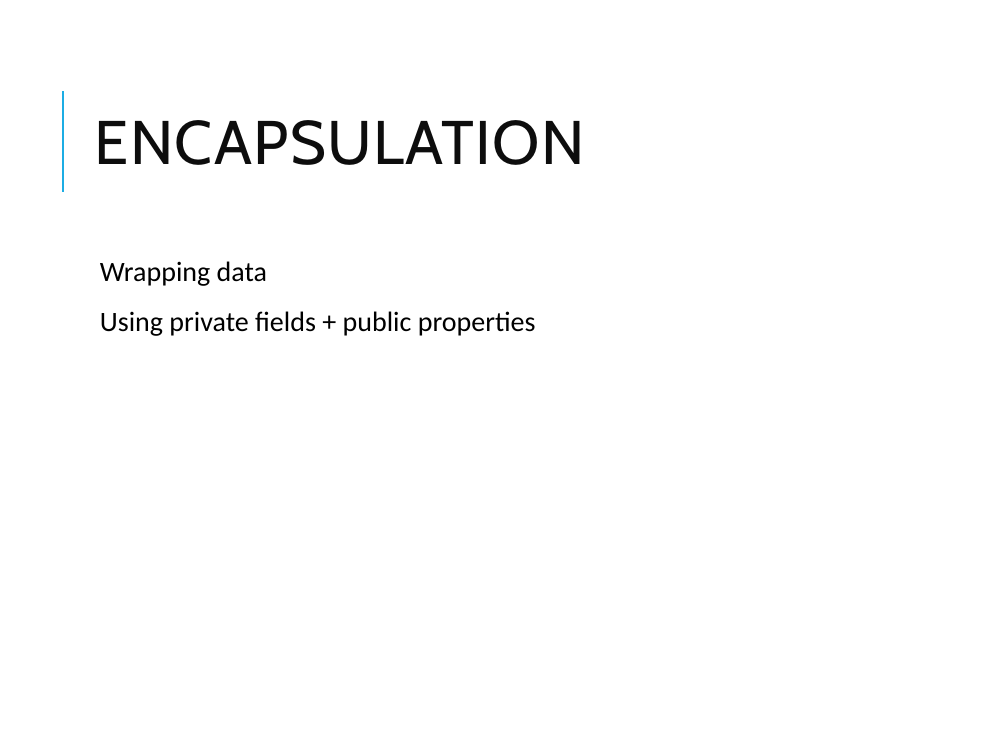
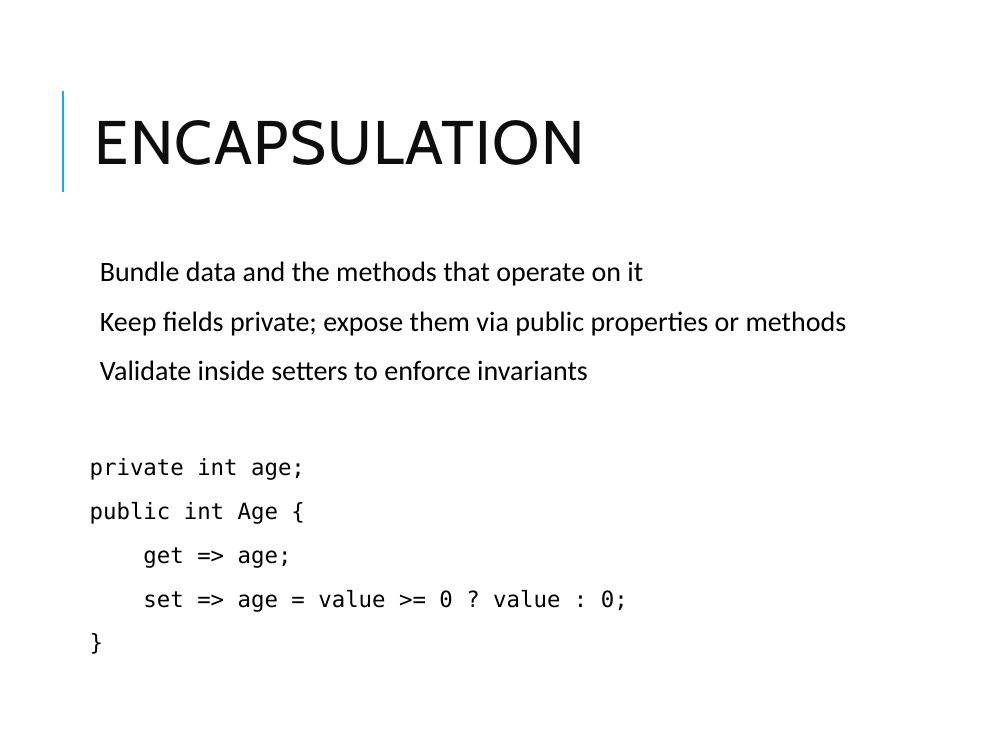
Before and after one commit to vikash-verma-profile/dotnet-epsilon-2026-May, a slide deck: slide 10 of Day-2/OOP_CSharp.pptx (slide 7 before the commit). Drawn at 1008x756 pixels with LibreOffice and Linux fonts; fonts in the diff are those of the drawing. Boxes give left, top, right and bottom in pixels: in the first picture for what was removed or moved away, otherwise in the second. Text is boxed around its words. In the diff, an @@ line names an element or a change of style, - is before the commit and + after.

```diff
--- a/Day-2/OOP_CSharp.pptx
+++ b/Day-2/OOP_CSharp.pptx
@@ text at bbox=[90, 261, 847, 612]: text changed @@
-  Wrapping data
-  Using private fields + public properties
+  Bundle data and the methods that operate on it
+  Keep fields private; expose them via public properties or methods
+  Validate inside setters to enforce invariants
+private int age;
+public int Age {
+get => age;
+set => age = value >= 0 ? value : 0;
+}
```
Also in this commit, not shown: 19 other slides changed, 13 slides added, 1 slide removed, 9 other files.
